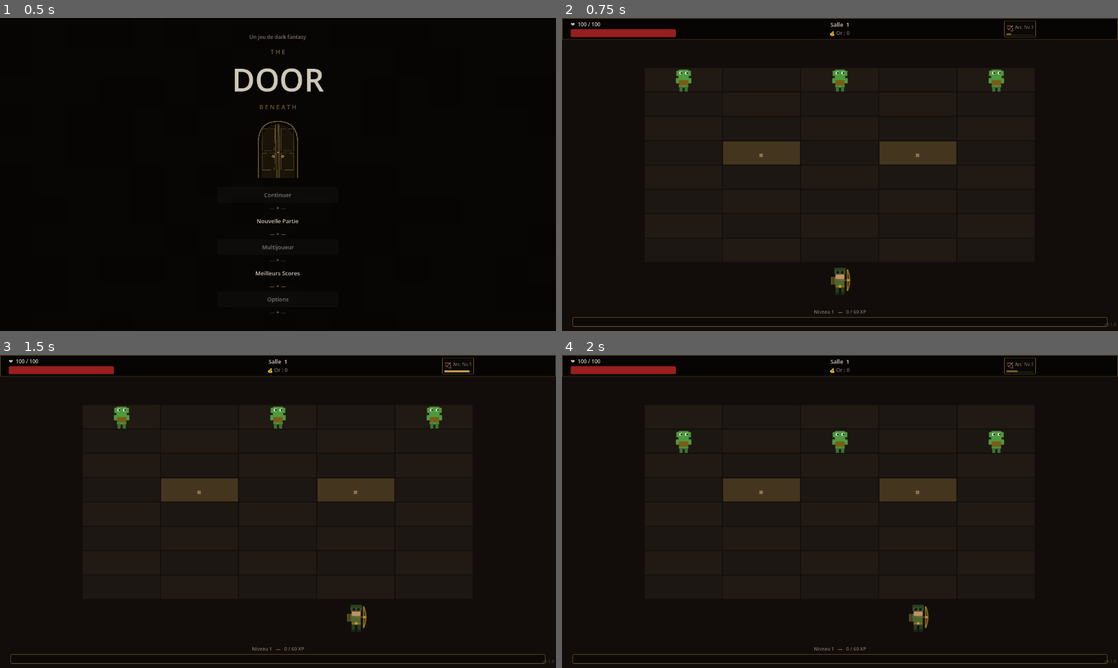
Above: before the commit, frames 1-4 (two rows, left to right).
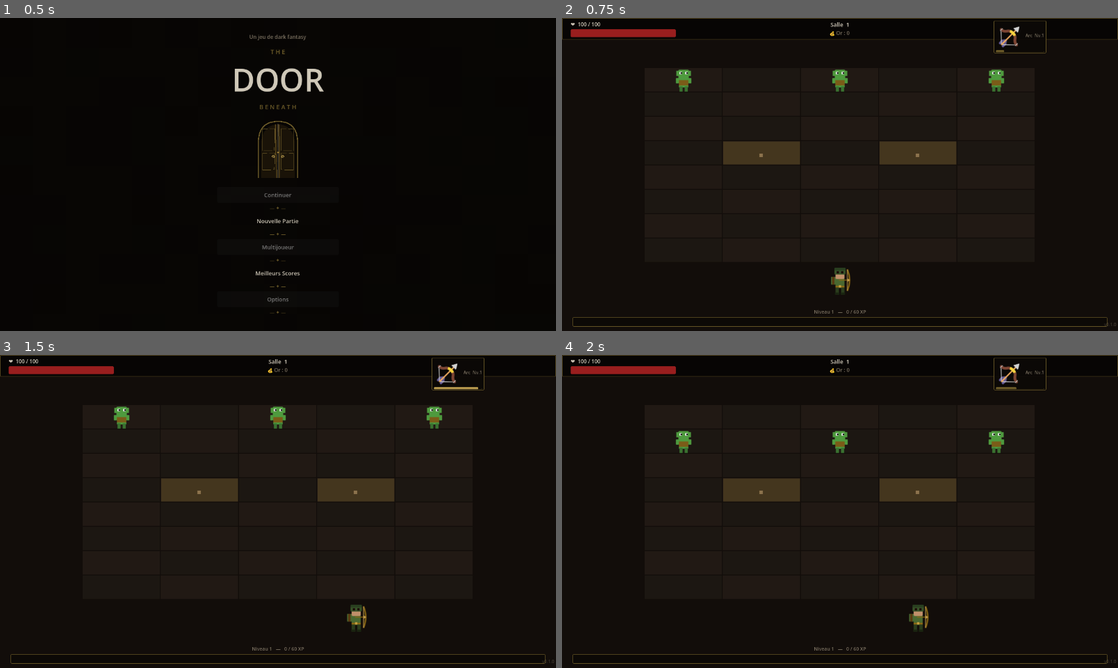
Above: after the commit, the same moments.

Repository: aerthur/game-the-door-beneath
Game: Godot game, scene res://scenes/title_screen.tscn
Same seed, same stepped clock (60 frames per second), same inputs: the game is played once before the commit and once after it.
Inputs (mouse positions are in pixels of both pictures, inside the frame that each line leads up to):
- Up to frame 1 (0.5 s): no input
- Up to frame 2 (0.75 s): click "Nouvelle Partie" at 0.5 s
- Up to frame 3 (1.5 s): tap Enter at 1.25 s; move the mouse to (400, 495) at 1.27 s; hold Right (lane_right) from 1.28 s (still down); hold Space (next_room) from 1.28 s (still down); click (400, 495) at 1.42 s
- Up to frame 4 (2 s): keep holding Right (lane_right); keep holding Space (next_room)

Frame 1 is identical in both runs. In frame 2, 0.2% of the frame differs, in the area x 77-88%, y 0-12%; in frame 3, 0.3%; in frame 4, 0.3%.

Commit message:
fix: show PNG icon in TopBar weapon cards (was emoji-only)
update_weapons() now checks icon_path and uses TextureRect 22×22
when available, matching the existing logic in show_level_up().

Co-Authored-By: Claude Sonnet 4.6 <noreply@anthropic.com>

Diff:
--- a/scripts/hud.gd
+++ b/scripts/hud.gd
@@ -156,10 +156,18 @@
 		hb.add_theme_constant_override("separation", 4)
 		vb.add_child(hb)
 
-		var icon_lbl = Label.new()
-		icon_lbl.text = icon_str
-		icon_lbl.add_theme_font_size_override("font_size", 16)
-		hb.add_child(icon_lbl)
+		var icon_path : String = def.get("icon_path", "")
+		if icon_path != "":
+			var tex_rect = TextureRect.new()
+			tex_rect.custom_minimum_size = Vector2(22, 22)
+			tex_rect.stretch_mode = TextureRect.STRETCH_KEEP_ASPECT_CENTERED
+			tex_rect.texture = load(icon_path)
+			hb.add_child(tex_rect)
+		else:
+			var icon_lbl = Label.new()
+			icon_lbl.text = icon_str
+			icon_lbl.add_theme_font_size_override("font_size", 16)
+			hb.add_child(icon_lbl)
 
 		var name_lbl = Label.new()
 		name_lbl.text = "%s  Nv.%d" % [def.name, w.level]
